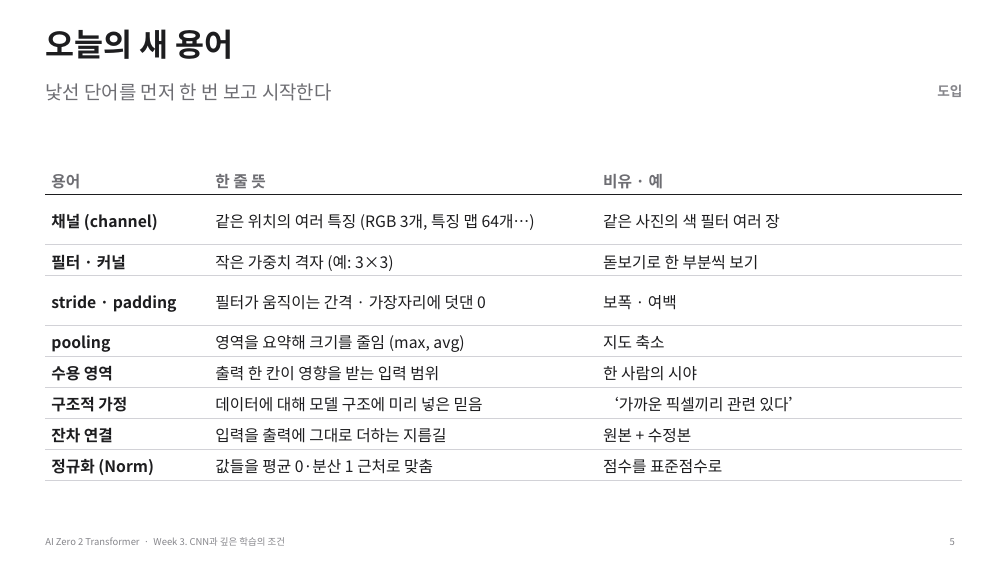
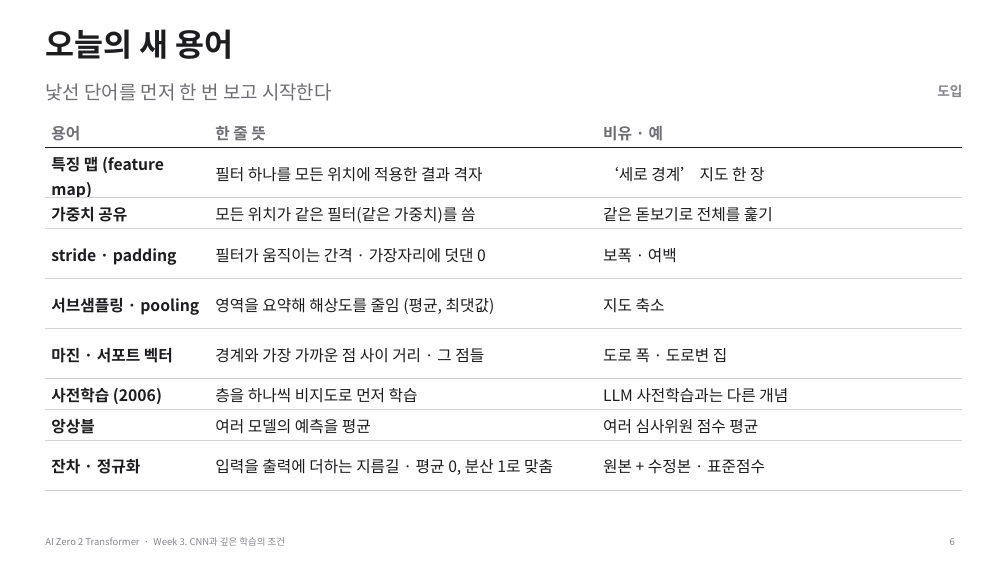
Before and after one commit to myunhh/AI-Zero-2-Transformers, a slide deck: slide 6 of lectures/week03_cnn_and_deep_learning.pptx (slide 5 before the commit). Drawn at 1008x567 pixels with LibreOffice and Linux fonts; fonts in the diff are those of the drawing. Boxes give left, top, right and bottom in pixels: in the first picture for what was removed or moved away, otherwise in the second. Text is boxed around its words. In the diff, an @@ line names an element or a change of style, - is before the commit and + after.

```diff
--- a/lectures/week03_cnn_and_deep_learning.pptx
+++ b/lectures/week03_cnn_and_deep_learning.pptx
@@ table at (45, 116, 963, 490) @@
-row 2: 채널 (channel) | 같은 위치의 여러 특징 (RGB 3개, 특징 맵 64개…) | 같은 사진의 색 필터 여러 장
+row 2: 특징 맵 (feature map) | 필터 하나를 모든 위치에 적용한 결과 격자 | ‘세로 경계’ 지도 한 장
-row 3: 필터 · 커널 | 작은 가중치 격자 (예: 3×3) | 돋보기로 한 부분씩 보기
+row 3: 가중치 공유 | 모든 위치가 같은 필터(같은 가중치)를 씀 | 같은 돋보기로 전체를 훑기
-row 5, column 1: pooling
+row 5, column 1: 서브샘플링 · pooling
-row 5, column 2: 영역을 요약해 크기를 줄임 (max, avg)
+row 5, column 2: 영역을 요약해 해상도를 줄임 (평균, 최댓값)
-row 6: 수용 영역 | 출력 한 칸이 영향을 받는 입력 범위 | 한 사람의 시야
+row 6: 마진 · 서포트 벡터 | 경계와 가장 가까운 점 사이 거리 · 그 점들 | 도로 폭 · 도로변 집
-row 7: 구조적 가정 | 데이터에 대해 모델 구조에 미리 넣은 믿음 | ‘가까운 픽셀끼리 관련 있다’
+row 7: 사전학습 (2006) | 층을 하나씩 비지도로 먼저 학습 | LLM 사전학습과는 다른 개념
-row 8: 잔차 연결 | 입력을 출력에 그대로 더하는 지름길 | 원본 + 수정본
+row 8: 앙상블 | 여러 모델의 예측을 평균 | 여러 심사위원 점수 평균
-row 9: 정규화 (Norm) | 값들을 평균 0·분산 1 근처로 맞춤 | 점수를 표준점수로
+row 9: 잔차 · 정규화 | 입력을 출력에 더하는 지름길 · 평균 0, 분산 1로 맞춤 | 원본 + 수정본 · 표준점수
@@ table: place and size @@
-table at (45, 164, 963, 481)
+table at (45, 116, 963, 490)
@@ page number at (950, 538, 955, 545): text changed @@
-5
+6
```
Also in this commit, not shown: 28 other slides changed, 33 slides added, 13 slides removed, 21 other files.
